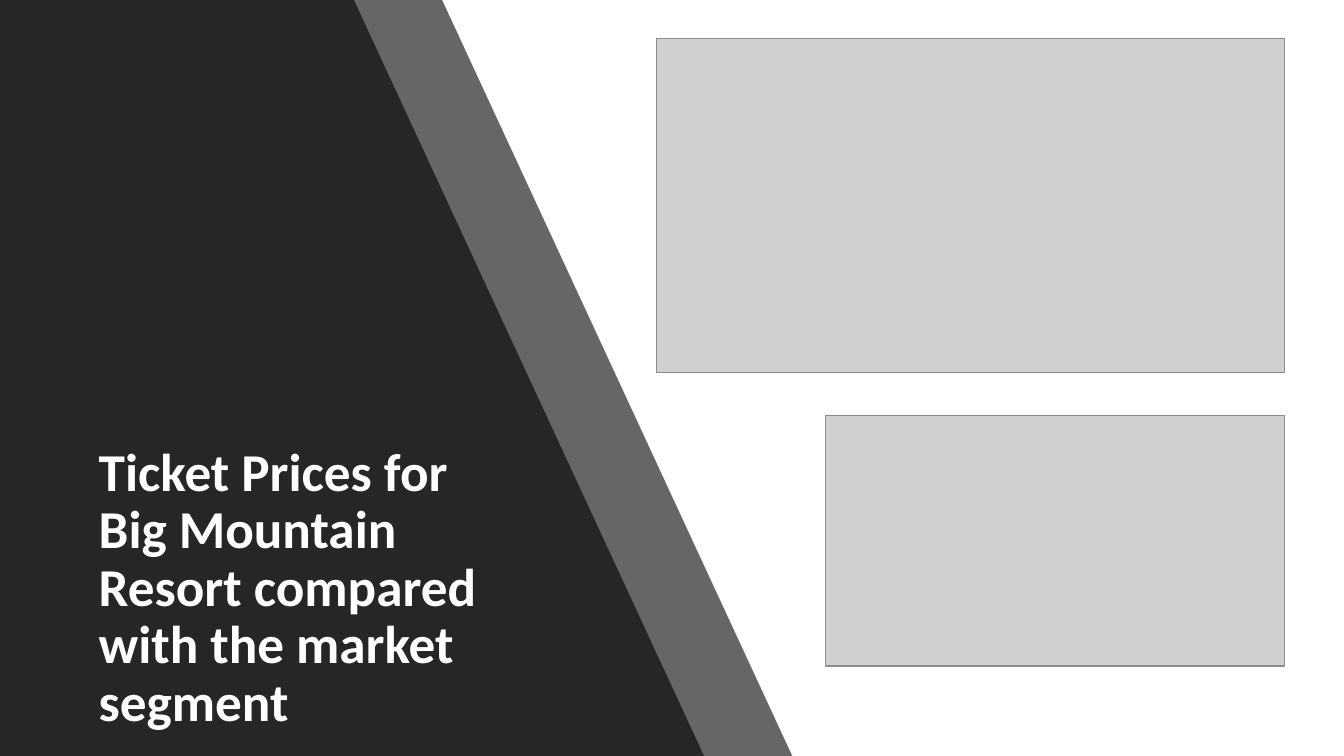
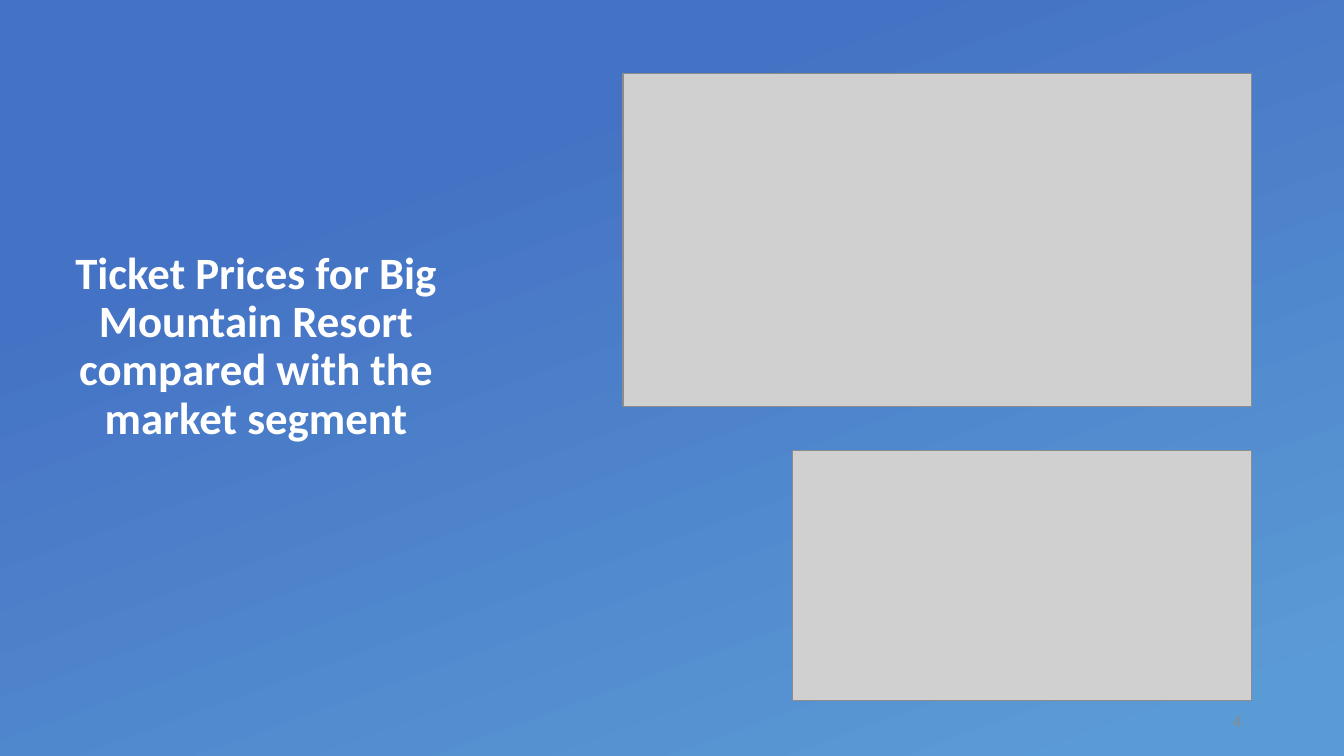
Before and after one commit to ashvar/DataScienceGuidedCapstone, a slide deck: slide 4 of Big Mountain Resort.pptx. Drawn at 1344x756 pixels with LibreOffice and Linux fonts; fonts in the diff are those of the drawing; grey boxes stand for pictures; background and template pictures are left out; a plain dark background stands for a picture behind light text. Boxes give left, top, right and bottom in pixels: in the first picture for what was removed or moved away, otherwise in the second. Text is boxed around its words. In the diff, an @@ line names an element or a change of style, - is before the commit and + after.

```diff
--- a/Big Mountain Resort.pptx
+++ b/Big Mountain Resort.pptx
@@ background #000000 to picture (left out) @@
@@ rectangle at <box>0,0,1344,756</box>: fill #FFFFFF to gradient #4472C4 to #5B9BD5 @@
@@ freeform shape removed at <box>0,0,704,756</box> @@
@@ rectangle added at <box>0,0,670,756</box>, fill #FFFFFF @@
@@ freeform shape removed at <box>47,0,792,756</box> @@
@@ picture: place and size @@
-picture at <box>656,39,1286,373</box>
+picture at <box>623,74,1252,407</box>
@@ title "Ticket Prices for Big Mountain ...": place and size @@
-title "Ticket Prices for Big Mountain ..." at <box>99,453,476,664</box>
+title "Ticket Prices for Big Mountain ..." at <box>75,257,436,442</box>
@@ title "Ticket Prices for Big Mountain ..." at <box>75,257,436,442</box>: size 38 to 32 pt; alignment left to centre; less space between paragraphs; vertical alignment top to middle @@
@@ picture: place and size @@
-picture at <box>826,416,1285,666</box>
+picture at <box>792,451,1251,701</box>
@@ page number added at <box>950,701,1252,741</box>, 12 pt, text #8C8C8C @@
+4
```
Also in this commit, not shown: 7 other slides changed, 2 slides added, 4 other files.
